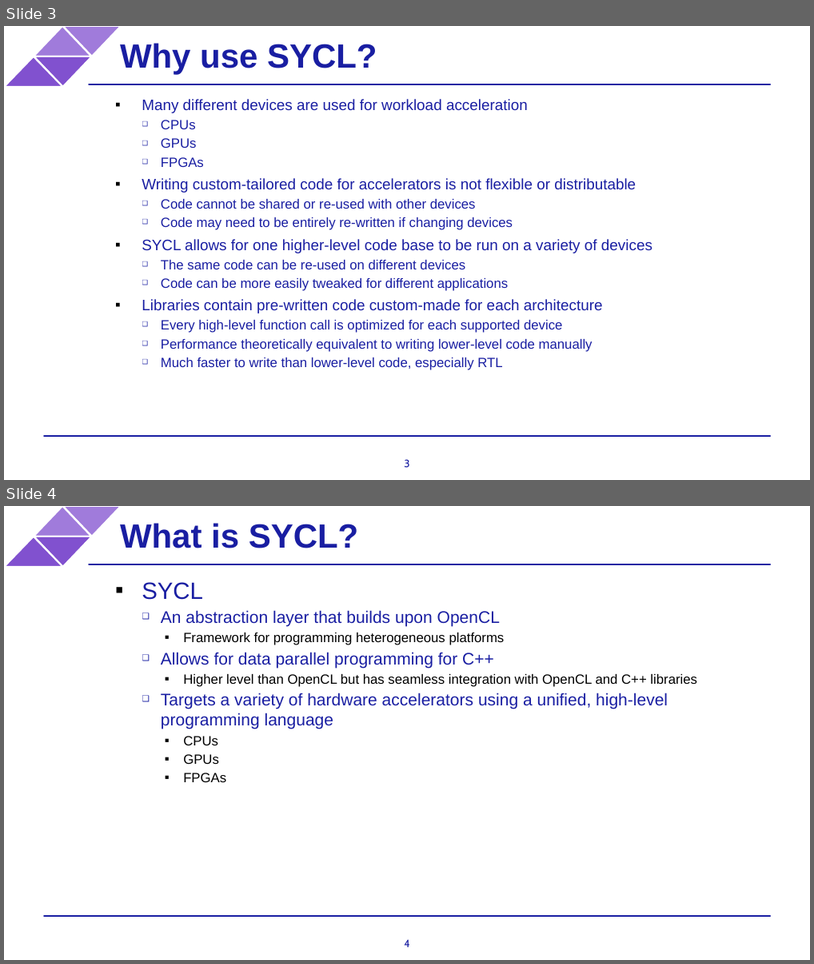
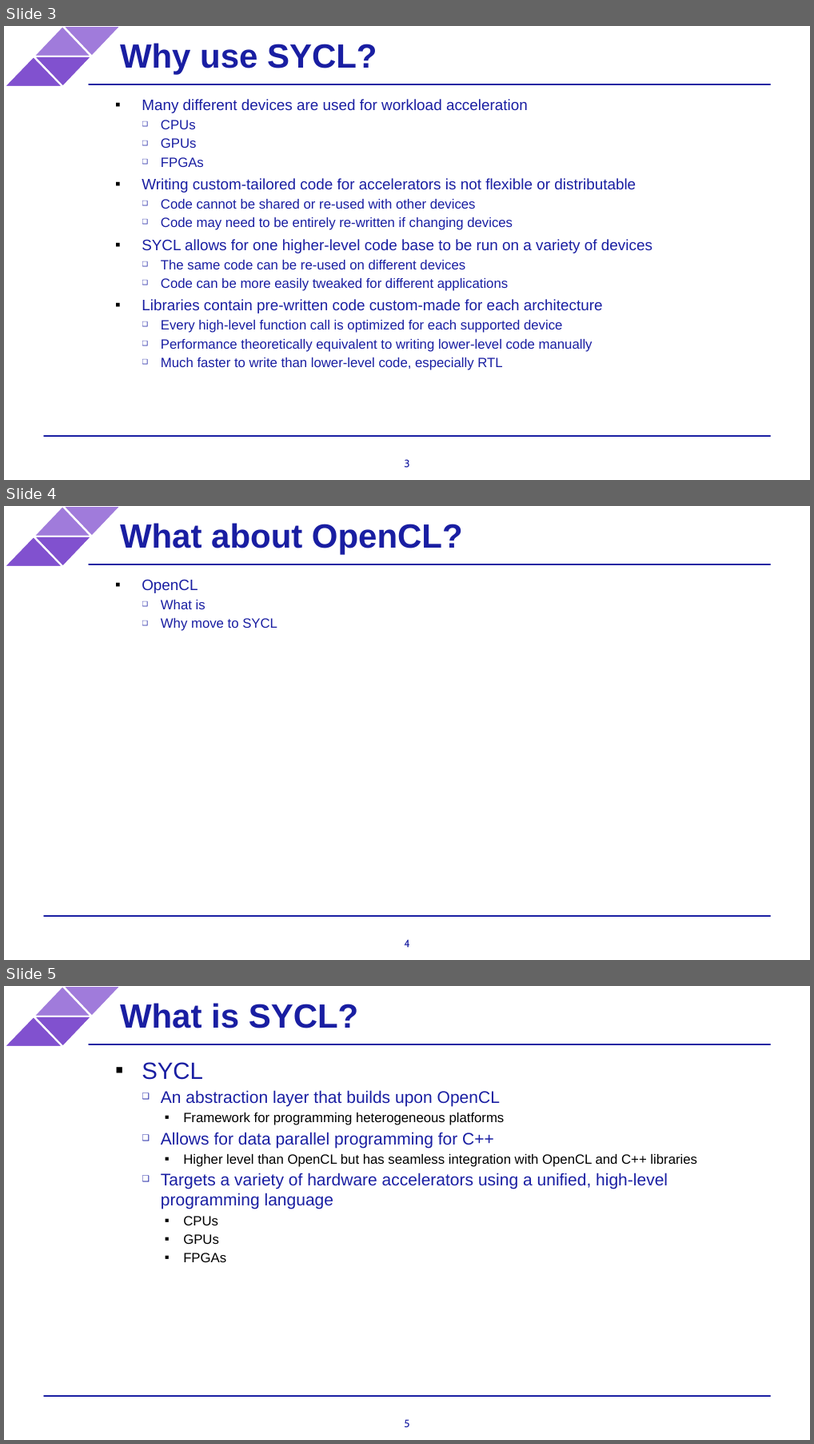
Before and after one commit to BenjaminMFindley/Reconfig-2-SYCL-DPCPP, a slide deck: Slides/SYCL intro.pptx. Shown one above the other, each under a label of ours: slides 3 and 4 before the commit, slides 3, 4 and 5 after it. The pictures are 814x964 and 814x1444 pixels, drawn with LibreOffice and Linux fonts; fonts in the diff are those of the drawing; background and template pictures are left out. Boxes give left, top, right and bottom in pixels: in the first picture for what was removed or moved away, otherwise in the second. Text is boxed around its words. In the diff, an @@ line names an element or a change of style, - is before the commit and + after.

```diff
--- a/Slides/SYCL intro.pptx
+++ b/Slides/SYCL intro.pptx
@@ slide 4 added at (4, 506, 810, 960), background #FFFFFF; not listed: 6 template elements that a slide beside it also shows @@
@@ text added at (120, 523, 463, 555), 40 pt, text #191EA2, bold @@
+What about OpenCL?
@@ text added at (142, 579, 278, 631), 16 pt, text #191EA2 @@
+▪ OpenCL
+  ❑ What is
+  ❑ Why move to SYCL
@@ page number added at (404, 939, 410, 947), 12.7 pt, text #191EA2 @@
+4
@@ what was slide 4 is now slide 5 @@
@@ page number at (404, 1419, 410, 1427): text changed @@
-4
+5
```
Also in this commit, not shown: 5 slides changed, 1 slide removed.
